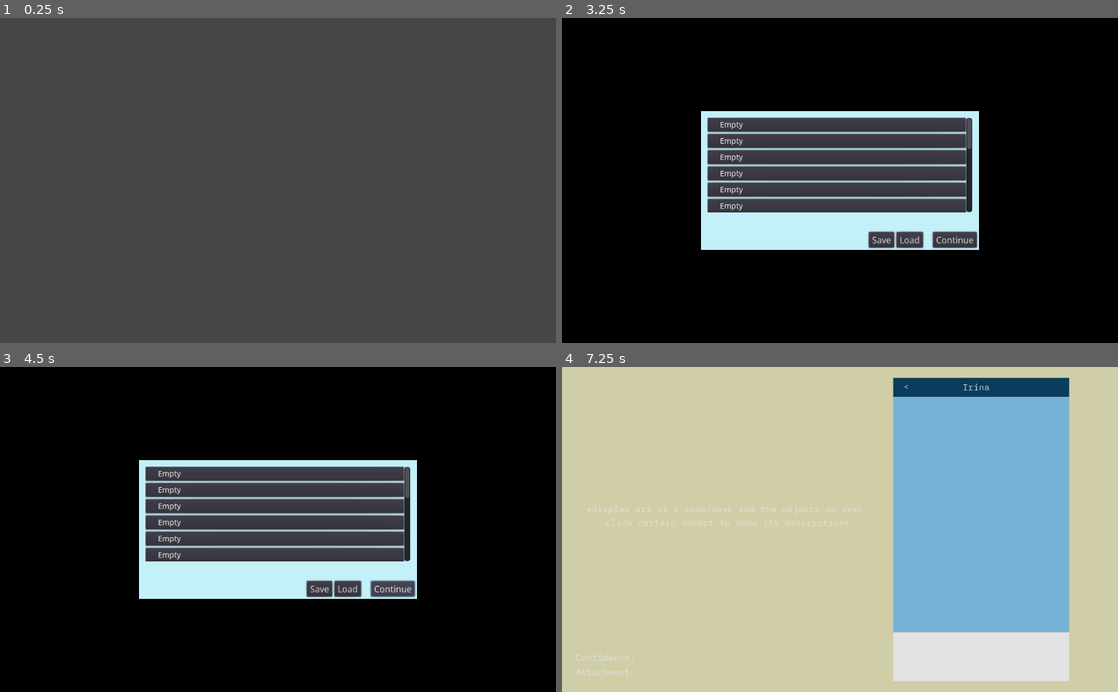
Above: before the commit, frames 1-4 (two rows, left to right).
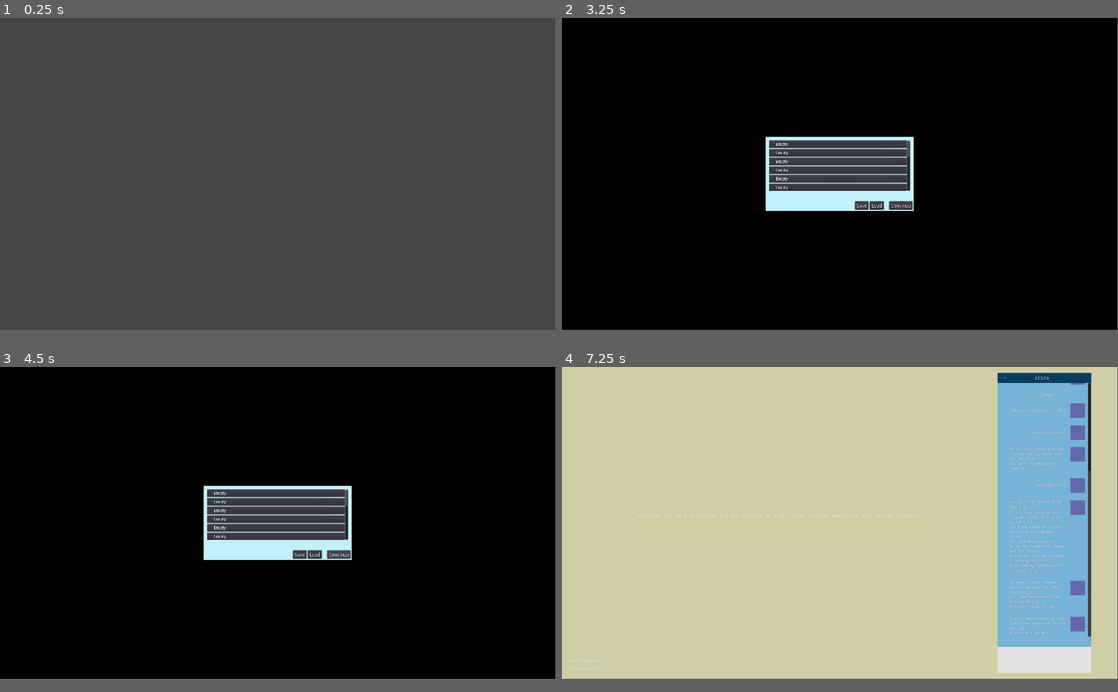
Above: after the commit, the same moments.

Repository: fanyazhi/Zinnia
Game: Godot game, scene res://Game.tscn
The game is run twice, just before and just after one commit, with the same random seed, the same clock (stepped at 60 frames per second) and the same inputs.
Inputs:
- Up to frame 1 (0.25 s): no input
- Up to frame 2 (3.25 s): tap Enter at 0.5, 2 s; tap Space at 1.25, 2.75 s
- Up to frame 3 (4.5 s): click "Continue" at 3.5 s; click "Continue" at 4.25 s
- Up to frame 4 (7.25 s): no input
In our replay, the window is 800x468 before the commit and 799x449 after it. These sizes can differ from the game's own. Grey fills any space a smaller window leaves; there, only what the larger window draws over its background counts as a difference.

The runs differ from the first frame. In frame 1, only the window size differs. In frame 2, 18% of the frame differs, in the area x 25-75%, y 28-72%; in frame 3, 18%; in frame 4, 24%, in the area x 1-96%, y 1-97%.

Commit message:
add day 4 content

Diff:
--- a/CommandProcessor.gd
+++ /dev/null
@@ -1,27 +0,0 @@
-extends Node
-
-
-signal room_changed(new_room)
-signal room_updated(current_room)
-
-var current_room = null
-var player = null
-
-
-func initialize(starting_room, player):
-	self.player = player
-
-
-
-func help() -> String:
-	return PoolStringArray([
-		"You can use these commands： ",
-		" go   " + Types.wrap_location_text("[location]"),
-		" take " + Types.wrap_item_text("[item]"),
-		" drop " + Types.wrap_item_text("[item]"),
-		" use  " + Types.wrap_item_text("[item]"),
-		" talk " + Types.wrap_npc_text("[npc]"),
-		" give " + Types.wrap_item_text("[item]"),
-		" inventory",
-		" help"
-	]).join("\n")
--- a/Game.gd
+++ b/Game.gd
@@ -1,7 +1,6 @@
 extends Control
 
 
-onready var command_processor = $CommandProcessor
 onready var player = $Player
 onready var phone_screen = $BackGround/MarginContainer/HBoxContainer/VBoxContainer/PhoneScreen
 onready var choice_area = $BackGround/MarginContainer/HBoxContainer/VBoxContainer/ChoiceArea
@@ -34,6 +33,8 @@
 		exec_day_2()
 	elif GameData.current_day == 3:
 		exec_day_3()
+	elif GameData.current_day == 4:
+		exec_day_4()
 
 
 
@@ -967,18 +968,426 @@
 #                                #
 ##################################
 func exec_day_4():
-	# TRANSITION - day start
+
+	# TRANSITION - day start - without fade out
 	GameData.current_day = 4
 	phone_screen.clear_phone_screen()
+
+
+	# Add Aliyah's confession before day start transition
+	add_my_text_entry("Irina")
+	phone_screen.create_time_stamp("Sun. 1:39am")
+	add_my_text_entry("Irina")
+	phone_screen.create_time_stamp("Sun. 2:01am")
+	add_my_text_entry("Irina")
+	phone_screen.create_time_stamp("Sun. 2:17am")
+	add_my_text_entry("Are you still there?")
+	add_my_text_entry("It's okay if you aren't.")
+	add_my_text_entry("I'm just glad you are still here.")
+	phone_screen.create_time_stamp("Sun. 2:34am")
+	add_my_text_entry("I just want to confess.")
+	add_my_text_entry(PoolStringArray(["Back in high school, when we first met… i actually didn’t like you very much.",
+						"You were the embodiment of freedom."
+						]).join("\n"))
+	add_my_text_entry("And I hated that.")
+	add_my_text_entry(PoolStringArray(["But your singing were so… soul touching.",
+						"I think i was moved when i first saw you performing in school.",
+						"You know, back then, I didn't care about most people in school.",
+						"All i care about were the elites, the academically adept and the rich kids...",
+						"And when i changed my mind, it’s already too late.",
+						"It was aready the second half of the senior year.",
+						]).join("\n"))
+	add_my_text_entry(PoolStringArray(["As time gone by, more and more of my attention were drawn on you.",
+						"But i didn’t know what to do with my feelings.",
+						"I regrets it so much now.",
+						]).join("\n"))
+	add_my_text_entry(PoolStringArray(["If only i had come out and said something, maybe we could’ve hang out...",
+						"And not end like this..."
+						]).join("\n"))
+
+	# TRANSITION - day start - continue
 	transition_manager.fade_out_silent()
 	yield(animation_player, "animation_finished")
 
-	# Add a player choice
-	add_single_choice_entry("It ain't much, but it's all i've got. \n" + "*tip hat cat*\n" + "Get prepared!",
-							"It ain't much, but it's all i've got")
-	add_my_text_entry(yield(choice_area, "game_on_choice_selected"))
-	choice_area.clear_all()
-	pass
+
+	# Add a player choice
+	add_single_choice_entry(PoolStringArray(["Sorry, just ignore those messages",
+						"I just looked through the messages I sent, they are so embarrassing...",
+						"I must have been drunk or something, sorry to bother you.",
+						"Really sorry..."
+						]).join("\n"),
+						"Sorry, just ignore those messages")
+	add_my_text_entry(yield(choice_area, "game_on_choice_selected"))
+	phone_screen.create_time_stamp("Sun. 4:56am")
+	choice_area.clear_all()
+
+
+
+	# TODO: add a in day transition
+
+	# Add her entry
+	yield(get_tree().create_timer(1), "timeout")
+	show_typing()
+	yield(get_tree().create_timer(2), "timeout")
+	hide_typing()
+	add_her_text_entry("*sigh cat*\n" + "You know, after reading that, i have to tell you my story too.\n" + "Or else you will seem like a creep.\n" + "And if i brush it off, you'll just think i betrayed you.")
+	phone_screen.create_time_stamp("Sun. 10:12am")
+	yield(get_tree().create_timer(3), "timeout")
+	show_typing()
+	yield(get_tree().create_timer(3), "timeout")
+	hide_typing()
+	add_her_text_entry("Aliyah is so sneaky.")
+	yield(get_tree().create_timer(1), "timeout")
+	show_typing()
+	yield(get_tree().create_timer(1), "timeout")
+	hide_typing()
+	add_her_text_entry("Aliyah bad bad.")
+
+	# Add a player choice
+	add_single_choice_entry("I’m not...that’s not what i meant!")
+	add_single_choice_entry("I just wanted to be truthful.")
+	add_my_text_entry(yield(choice_area, "game_on_choice_selected"))
+	choice_area.clear_all()
+
+	# Add a player choice
+	add_single_choice_entry("Sorry")
+	add_my_text_entry(yield(choice_area, "game_on_choice_selected"))
+	choice_area.clear_all()
+
+	# Add her entry
+	yield(get_tree().create_timer(1), "timeout")
+	show_typing()
+	yield(get_tree().create_timer(1), "timeout")
+	hide_typing()
+	add_her_text_entry("Stop apologizing!\n" + "Ok. i'll confess my story too.")
+
+	yield(get_tree().create_timer(1), "timeout")
+	show_typing()
+	yield(get_tree().create_timer(2), "timeout")
+	hide_typing()
+	add_her_text_entry("You mentioned you were moved by my singing voice.\n" + "And i am not doing it anymore.")
+
+	yield(get_tree().create_timer(1), "timeout")
+	show_typing()
+	yield(get_tree().create_timer(2), "timeout")
+	hide_typing()
+	add_her_text_entry("Have you ever wondered why?")
+
+	# Add a player choice
+	add_single_choice_entry("i thought you wouldn’t tell me")
+	add_single_choice_entry("i didn't want to bring up bad memories")
+	add_my_text_entry(yield(choice_area, "game_on_choice_selected"))
+	choice_area.clear_all()
+
+	# add her entry
+	yield(get_tree().create_timer(1), "timeout")
+	show_typing()
+	yield(get_tree().create_timer(2), "timeout")
+	hide_typing()
+	add_her_text_entry("So you did think about it.\n" + "Don't misinterpret me.\n" + "I'm not blaming you.")
+
+	yield(get_tree().create_timer(1), "timeout")
+	show_typing()
+	yield(get_tree().create_timer(3), "timeout")
+	hide_typing()
+	add_her_text_entry("...truth be told, i was traumatized by a stage show.")
+
+	yield(get_tree().create_timer(1), "timeout")
+	show_typing()
+	yield(get_tree().create_timer(3), "timeout")
+	hide_typing()
+	add_her_text_entry("You know, i’ve always wanted to compose music and sing.\n" + "so i was really looking forward to attending the musical school.\n" + "Wanted to meet new musician friends and stuff.\n" + "But now... whenever i tried to sing, or write something...")
+
+	yield(get_tree().create_timer(3), "timeout")
+	show_typing()
+	yield(get_tree().create_timer(2), "timeout")
+	hide_typing()
+	add_her_text_entry("that thing* just keeps lingering in my mind.")
+
+	# Add a player choice
+	add_single_choice_entry("I’m so sorry to hear that...")
+	add_my_text_entry(yield(choice_area, "game_on_choice_selected"))
+	choice_area.clear_all()
+
+	# add her entry
+	yield(get_tree().create_timer(1), "timeout")
+	show_typing()
+	yield(get_tree().create_timer(1), "timeout")
+	hide_typing()
+	add_her_text_entry("STOP IT!")
+
+	yield(get_tree().create_timer(1), "timeout")
+	show_typing()
+	yield(get_tree().create_timer(1), "timeout")
+	hide_typing()
+	add_her_text_entry("Just hear me out, okay?\n" + "I’m fine now.\n" + "Everything is past tense.\n" + "I’m just telling you this, so i can feel better.")
+
+	# Add a player choice
+	add_single_choice_entry("*patient cat*")
+	add_my_text_entry(yield(choice_area, "game_on_choice_selected"))
+	choice_area.clear_all()
+
+	# add her entry
+	yield(get_tree().create_timer(1), "timeout")
+	show_typing()
+	yield(get_tree().create_timer(1), "timeout")
+	hide_typing()
+	add_her_text_entry("*cat smile*")
+
+	yield(get_tree().create_timer(1), "timeout")
+	show_typing()
+	yield(get_tree().create_timer(2), "timeout")
+	hide_typing()
+	add_her_text_entry("I was really bold back in my teenage days.\n" + "I must have thought i was the main character or something.\n" + "I was rebellious, i didn’t believe a single word from the authorities.")
+
+	yield(get_tree().create_timer(2), "timeout")
+	show_typing()
+	yield(get_tree().create_timer(3), "timeout")
+	hide_typing()
+	add_her_text_entry("So i wanted to be a musician...when my family told me not to.\n" + "Yes, it was my parents.\n" + "They were surgeons back in their home country. \n" + "But after moving here, they can’t continue being surgeons.")
+
+	yield(get_tree().create_timer(2), "timeout")
+	show_typing()
+	yield(get_tree().create_timer(3), "timeout")
+	hide_typing()
+	add_her_text_entry("Well...\n" + "I am their only child, so i had to become a doctor too.\n" + "It’s some generic pitiful stuff, I know.\n" + "but that’s just my life.")
+
+	yield(get_tree().create_timer(2), "timeout")
+	show_typing()
+	yield(get_tree().create_timer(3), "timeout")
+	hide_typing()
+	add_her_text_entry("i’m not blaming my failure on them.\n" + "They aren't violent or anything.\n" + "If they wanted me to do something, they just stay stone-cold until i change my mind.")
+
+	yield(get_tree().create_timer(2), "timeout")
+	show_typing()
+	yield(get_tree().create_timer(3), "timeout")
+	hide_typing()
+	add_her_text_entry("It worked.\n" + "so they thought it would work for my life goals too.\n" + "But I had my limits, you know.")
+
+	# Add a player choice
+	add_single_choice_entry("You are so brave, shining like the polar star.",
+							"You are so brave")
+	add_my_text_entry(yield(choice_area, "game_on_choice_selected"))
+	choice_area.clear_all()
+
+	# add her entry
+	yield(get_tree().create_timer(0.5), "timeout")
+	show_typing()
+	yield(get_tree().create_timer(1), "timeout")
+	hide_typing()
+	add_her_text_entry("I’m being serious rn.")
+	yield(get_tree().create_timer(1), "timeout")
+	show_typing()
+	yield(get_tree().create_timer(1), "timeout")
+	hide_typing()
+	add_her_text_entry("Dead serious.")
+
+	# Add a player choice
+	add_single_choice_entry("I know.")
+	add_my_text_entry(yield(choice_area, "game_on_choice_selected"))
+	choice_area.clear_all()
+
+	# add her entry
+	yield(get_tree().create_timer(0.5), "timeout")
+	show_typing()
+	yield(get_tree().create_timer(1), "timeout")
+	hide_typing()
+	add_her_text_entry("Thank you.")
+
+	yield(get_tree().create_timer(1), "timeout")
+	show_typing()
+	yield(get_tree().create_timer(2), "timeout")
+	hide_typing()
+	add_her_text_entry("It was my real stage show.\n" + "Like, out of school, the real deal.\n" + "Someone was taking a video of me.\n")
+
+	yield(get_tree().create_timer(2), "timeout")
+	show_typing()
+	yield(get_tree().create_timer(2), "timeout")
+	hide_typing()
+	add_her_text_entry("I thought it’s just some excited audience, it even made me a bit happier seeing them want to record the moment.\n" + "So i didn’t pay much attention.")
+
+	# Add a player choice
+	add_single_choice_entry("So it was a good thing?")
+	add_my_text_entry(yield(choice_area, "game_on_choice_selected"))
+	choice_area.clear_all()
+
+	# add her entry
+	yield(get_tree().create_timer(1), "timeout")
+	show_typing()
+	yield(get_tree().create_timer(2), "timeout")
+	hide_typing()
+	add_her_text_entry("Actually, no.\n" + "For some reason, i was harassed and doxed by some insane idol fangirls the next week.\n" + "Like received dead frogs in my mail box and stuff. It was wild. They must’ve been thirteen or something.")
+
+	yield(get_tree().create_timer(2), "timeout")
+	show_typing()
+	yield(get_tree().create_timer(3), "timeout")
+	hide_typing()
+	add_her_text_entry("Apparently i pissed off a famous idol somehow.\n" + "Ofc i laughed it off.\n")
+
+	yield(get_tree().create_timer(1), "timeout")
+	show_typing()
+	yield(get_tree().create_timer(2), "timeout")
+	hide_typing()
+	add_her_text_entry("But in the next stage show, someone threw a water bottle towards the stage light.\n" + "It dropped right on my head.\n" + "I passed out, stayed in a hospital for half a year.")
+
+	yield(get_tree().create_timer(2), "timeout")
+	show_typing()
+	yield(get_tree().create_timer(3), "timeout")
+	hide_typing()
+	add_her_text_entry("My musical school thing is in shambles, and rehabilitation took a year.\n" + "After so much time, I recovered with no issue.\n" + "But my head literally gets dizzy when i get on stage.\n")
+
+	yield(get_tree().create_timer(2), "timeout")
+	show_typing()
+	yield(get_tree().create_timer(3), "timeout")
+	hide_typing()
+	add_her_text_entry("So I’ve accepted my fate, and moved on to a different form of art.")
+
+
+	# Add a player choice
+	add_single_choice_entry("I'll always be here when you need me")
+	add_my_text_entry(yield(choice_area, "game_on_choice_selected"))
+	choice_area.clear_all()
+
+	# add her entry
+	yield(get_tree().create_timer(1), "timeout")
+	show_typing()
+	yield(get_tree().create_timer(1), "timeout")
+	hide_typing()
+	add_her_text_entry("i know you will")
+
+	yield(get_tree().create_timer(1), "timeout")
+	show_typing()
+	yield(get_tree().create_timer(2), "timeout")
+	hide_typing()
+	add_her_text_entry("but don’t say it like that, promises like these won’t change anything.\n\n" + "Just be here when i tell you to.")
+
+	# Add a player choice
+	add_single_choice_entry("*cats shining eyes*\n" + "Girl boss...",
+							"*cats shining eyes*")
+	add_my_text_entry(yield(choice_area, "game_on_choice_selected"))
+	choice_area.clear_all()
+
+	# add her entry
+	yield(get_tree().create_timer(1), "timeout")
+	show_typing()
+	yield(get_tree().create_timer(1), "timeout")
+	hide_typing()
+	add_her_text_entry("*smirk cat*")
+
+	yield(get_tree().create_timer(1), "timeout")
+	show_typing()
+	yield(get_tree().create_timer(2), "timeout")
+	hide_typing()
+	add_her_text_entry("My parents kept saying that’s what i get when i go against their sayings.\n" + "They kept saying that, when i was in the hospital.\n" + "I hated that. But i had to rely on them to take care of me.\n" + "Since I didn’t have many friends.")
+
+	yield(get_tree().create_timer(3), "timeout")
+	show_typing()
+	yield(get_tree().create_timer(3), "timeout")
+	hide_typing()
+	add_her_text_entry("The friends i had didn’t show up or did anything.\n" + "They probably believed whatever was posted online, by those crazy internet mobs, and distanced themselves from me.\n" + "So i said hell no.\n" + "didn’t want them to be my friends anyways.")
+
+	# Add a player choice
+	add_single_choice_entry("i won’t go")
+	add_single_choice_entry("i'm not like them")
+	add_my_text_entry(yield(choice_area, "game_on_choice_selected"))
+	choice_area.clear_all()
+
+	# add her entry
+	yield(get_tree().create_timer(1), "timeout")
+	show_typing()
+	yield(get_tree().create_timer(1), "timeout")
+	hide_typing()
+	add_her_text_entry("Just be here when i need you.")
+
+	yield(get_tree().create_timer(1), "timeout")
+	show_typing()
+	yield(get_tree().create_timer(1), "timeout")
+	hide_typing()
+	add_her_text_entry("Dont say those empty words, Aliyah.")
+
+	yield(get_tree().create_timer(2), "timeout")
+	show_typing()
+	yield(get_tree().create_timer(2), "timeout")
+	hide_typing()
+	add_her_text_entry("I trust you.")
+
+	# Add a player choice
+	add_single_choice_entry("*crying cat*")
+	add_my_text_entry(yield(choice_area, "game_on_choice_selected"))
+	choice_area.clear_all()
+
+	# add her entry
+	yield(get_tree().create_timer(1), "timeout")
+	show_typing()
+	yield(get_tree().create_timer(1), "timeout")
+	hide_typing()
+	add_her_text_entry("*hugging cats*")
+
+	# Add a player choice
+	add_single_choice_entry("Maybe it’s weird, but i feel better now.")
+	add_my_text_entry(yield(choice_area, "game_on_choice_selected"))
+	choice_area.clear_all()
+
+	# add her entry
+	yield(get_tree().create_timer(1), "timeout")
+	show_typing()
+	yield(get_tree().create_timer(1), "timeout")
+	hide_typing()
+	add_her_text_entry("That’s exactly what i wanted.")
+
+	# Add a player choice
+	var choice_cool = "you are alway so awesome, even after such things happened to you"
+	var choice_cool_short = "you are alway so awesome"
+	var choice_love = "I think i’m loving you more and more, Irina"
+	add_single_choice_entry(choice_cool, choice_cool_short)
+	add_single_choice_entry(choice_love)
+	var response = yield(choice_area, "game_on_choice_selected")
+	add_my_text_entry(response)
+	choice_area.clear_all()
+
+	if response == choice_love:
+		yield(get_tree().create_timer(2), "timeout")
+		show_typing()
+		yield(get_tree().create_timer(2), "timeout")
+		hide_typing()
+		add_her_text_entry("Love you too")
+
+	# add her entry
+	yield(get_tree().create_timer(1), "timeout")
+	show_typing()
+	yield(get_tree().create_timer(1), "timeout")
+	hide_typing()
+	add_her_text_entry("Oh! I have assignments due tonight, bye for now.")
+
+	# Add a player choice
+	add_single_choice_entry("Bye!")
+	add_my_text_entry(yield(choice_area, "game_on_choice_selected"))
+	choice_area.clear_all()
+
+
+
+
+
+
+
+
+
+
+
+
+
+
+
+
+
+
+
+
+
+
+
+
+
 
 
 ##### Helpers #####
--- a/Game.tscn
+++ b/Game.tscn
@@ -1,10 +1,9 @@
-[gd_scene load_steps=17 format=2]
+[gd_scene load_steps=16 format=2]
 
 [ext_resource path="res://player_room/PlayerRoom.tscn" type="PackedScene" id=1]
 [ext_resource path="res://fonts/plex_mono_16.tres" type="DynamicFont" id=2]
 [ext_resource path="res://Game.gd" type="Script" id=3]
 [ext_resource path="res://TransitionManager.gd" type="Script" id=4]
-[ext_resource path="res://CommandProcessor.gd" type="Script" id=6]
 [ext_resource path="res://Player.gd" type="Script" id=7]
 [ext_resource path="res://phone/PhoneScreen.tscn" type="PackedScene" id=8]
 [ext_resource path="res://phone/ChoiceArea.gd" type="Script" id=9]
@@ -69,9 +68,6 @@
 [node name="Player" type="Node" parent="."]
 script = ExtResource( 7 )
 
-[node name="CommandProcessor" type="Node" parent="."]
-script = ExtResource( 6 )
-
 [node name="TransitionManager" type="Node" parent="."]
 script = ExtResource( 4 )
 
@@ -127,8 +123,8 @@
 custom_styles/panel = SubResource( 3 )
 
 [node name="MarginContainer" type="MarginContainer" parent="BackGround"]
-margin_right = 1024.0
-margin_bottom = 600.0
+margin_right = 1920.0
+margin_bottom = 1080.0
 custom_constants/margin_right = 20
 custom_constants/margin_top = 20
 custom_constants/margin_left = 20
@@ -137,21 +133,22 @@
 [node name="HBoxContainer" type="HBoxContainer" parent="BackGround/MarginContainer"]
 margin_left = 20.0
 margin_top = 20.0
-margin_right = 1004.0
-margin_bottom = 580.0
+margin_right = 1900.0
+margin_bottom = 1060.0
 custom_constants/separation = 20
 
 [node name="PlayerRoom" parent="BackGround/MarginContainer/HBoxContainer" instance=ExtResource( 1 )]
 margin_left = 0.0
-margin_right = 570.0
+margin_right = 1466.0
+margin_bottom = 1040.0
 rect_min_size = Vector2( 0, 0 )
 size_flags_horizontal = 3
 size_flags_vertical = 3
 
 [node name="VBoxContainer" type="VBoxContainer" parent="BackGround/MarginContainer/HBoxContainer"]
-margin_left = 590.0
-margin_right = 914.0
-margin_bottom = 560.0
+margin_left = 1486.0
+margin_right = 1810.0
+margin_bottom = 1040.0
 rect_min_size = Vector2( 324, 0 )
 custom_constants/separation = 0
 
@@ -183,12 +180,12 @@
 [node name="PhoneScreen" parent="BackGround/MarginContainer/HBoxContainer/VBoxContainer" instance=ExtResource( 8 )]
 margin_top = 35.0
 margin_right = 324.0
-margin_bottom = 435.0
+margin_bottom = 915.0
 
 [node name="IsTypingPrompt" type="PanelContainer" parent="BackGround/MarginContainer/HBoxContainer/VBoxContainer"]
-margin_top = 435.0
-margin_right = 324.0
-margin_bottom = 470.0
+margin_top = 915.0
+margin_right = 324.0
+margin_bottom = 950.0
 rect_min_size = Vector2( 0, 35 )
 custom_styles/panel = SubResource( 5 )
 
@@ -204,9 +201,9 @@
 text = "   Irina is typing..."
 
 [node name="ChoiceArea" type="PanelContainer" parent="BackGround/MarginContainer/HBoxContainer/VBoxContainer"]
-margin_top = 470.0
-margin_right = 324.0
-margin_bottom = 560.0
+margin_top = 950.0
+margin_right = 324.0
+margin_bottom = 1040.0
 rect_min_size = Vector2( 0, 90 )
 custom_styles/panel = SubResource( 6 )
 script = ExtResource( 9 )
@@ -229,9 +226,9 @@
 custom_constants/separation = 0
 
 [node name="RightSideBuffer" type="PanelContainer" parent="BackGround/MarginContainer/HBoxContainer"]
-margin_left = 934.0
-margin_right = 984.0
-margin_bottom = 560.0
+margin_left = 1830.0
+margin_right = 1880.0
+margin_bottom = 1040.0
 rect_min_size = Vector2( 50, 0 )
 custom_styles/panel = SubResource( 7 )
 
--- a/globals/GameData.gd
+++ b/globals/GameData.gd
@@ -1,4 +1,4 @@
 extends Node
 
 
-var current_day = 1
+var current_day = 4
--- a/player_room/PlayerRoom.tscn
+++ b/player_room/PlayerRoom.tscn
@@ -1,8 +1,9 @@
 [gd_scene load_steps=4 format=2]
 
 [ext_resource path="res://fonts/plex_mono_16.tres" type="DynamicFont" id=1]
-[ext_resource path="res://main_panel.tres" type="StyleBox" id=2]
+[ext_resource path="res://ui/main_panel.tres" type="StyleBox" id=2]
 [ext_resource path="res://player_room/PlayerRoom.gd" type="Script" id=3]
+
 
 [node name="PlayerRoom" type="PanelContainer"]
 margin_left = 728.0
--- a/project.godot
+++ b/project.godot
@@ -23,6 +23,11 @@
 Types="*res://globals/Types.gd"
 GameData="*res://globals/GameData.gd"
 
+[display]
+
+window/size/width=1920
+window/size/height=1080
+
 [gui]
 
 common/drop_mouse_on_gui_input_disabled=true
Renamed: main_panel.tres -> ui/main_panel.tres
